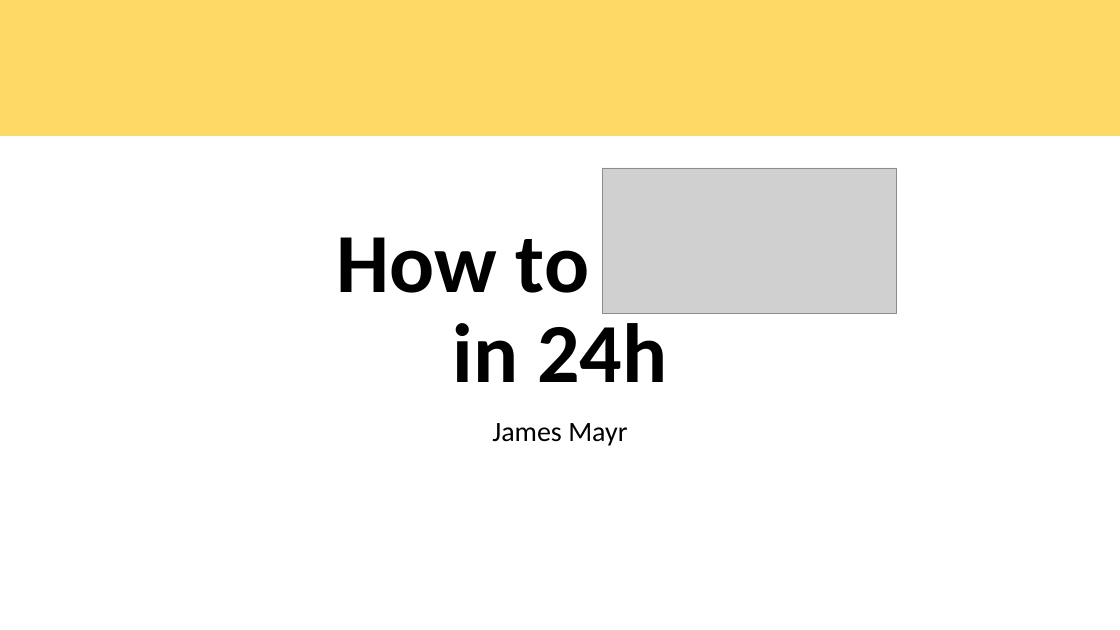
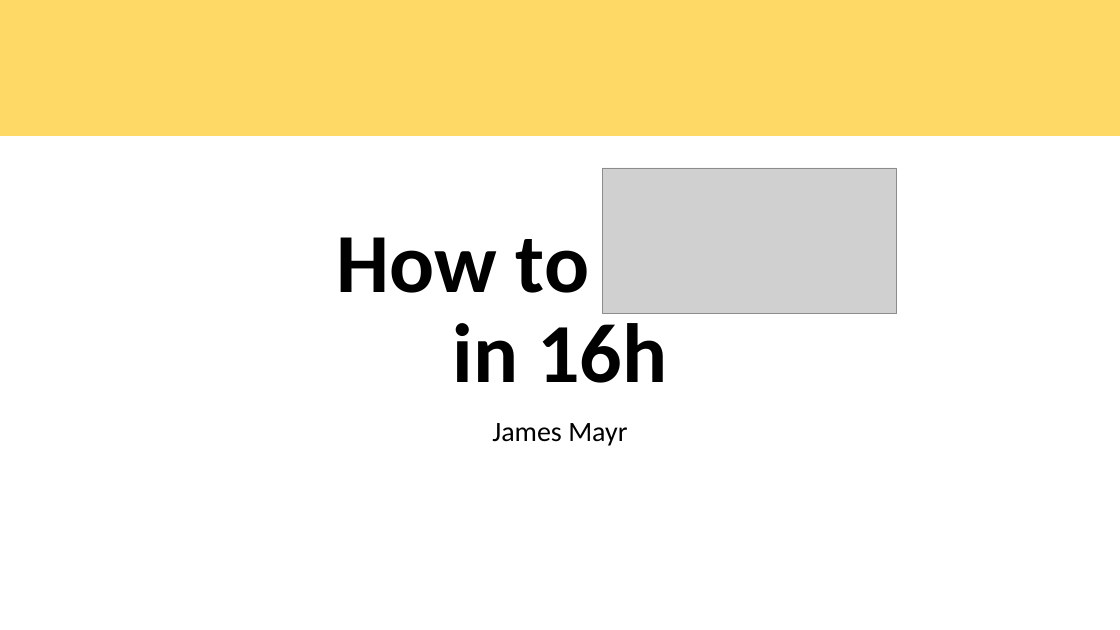
Before and after one commit to tscheims1/ogre, a slide deck: slide 1 of ogrepresentation.pptx. Drawn at 1120x630 pixels with LibreOffice and Linux fonts; fonts in the diff are those of the drawing; grey boxes stand for pictures. Boxes give left, top, right and bottom in pixels: in the first picture for what was removed or moved away, otherwise in the second. Text is boxed around its words. In the diff, an @@ line names an element or a change of style, - is before the commit and + after.

```diff
--- a/ogrepresentation.pptx
+++ b/ogrepresentation.pptx
@@ title at [336,212,764,383]: text changed @@
-How to ogre
-in 24h
+How to ogre
+in 16h
```
Also in this commit, not shown: 6 other slides changed.
